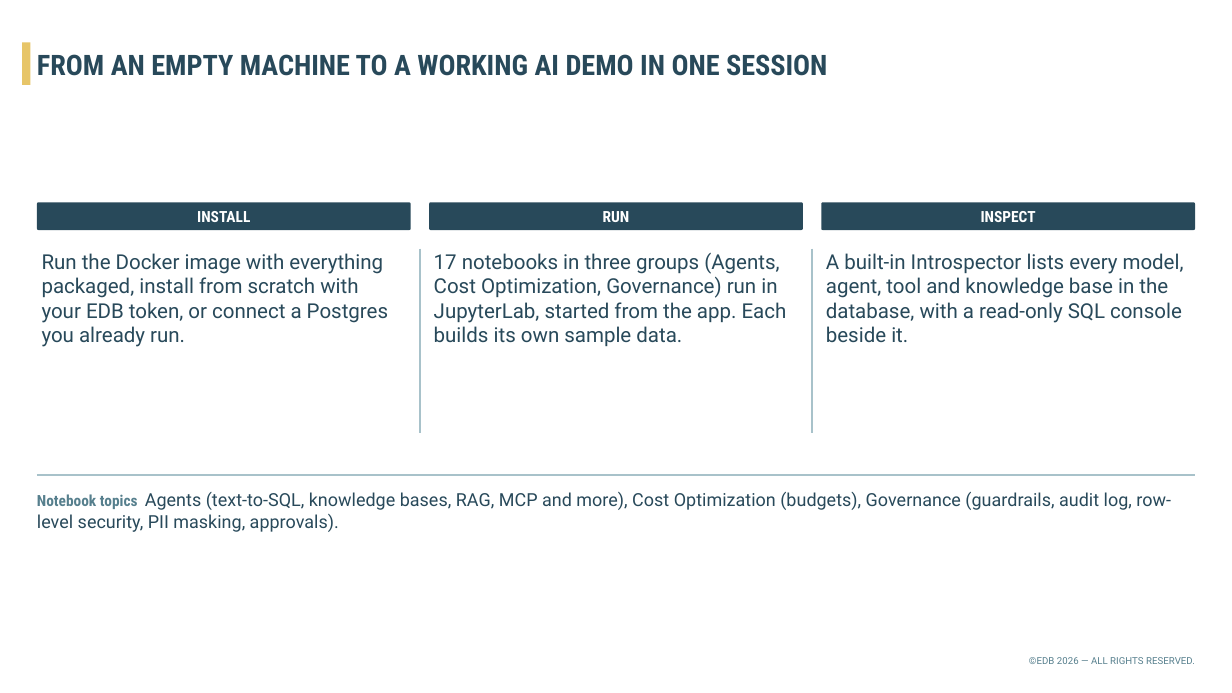
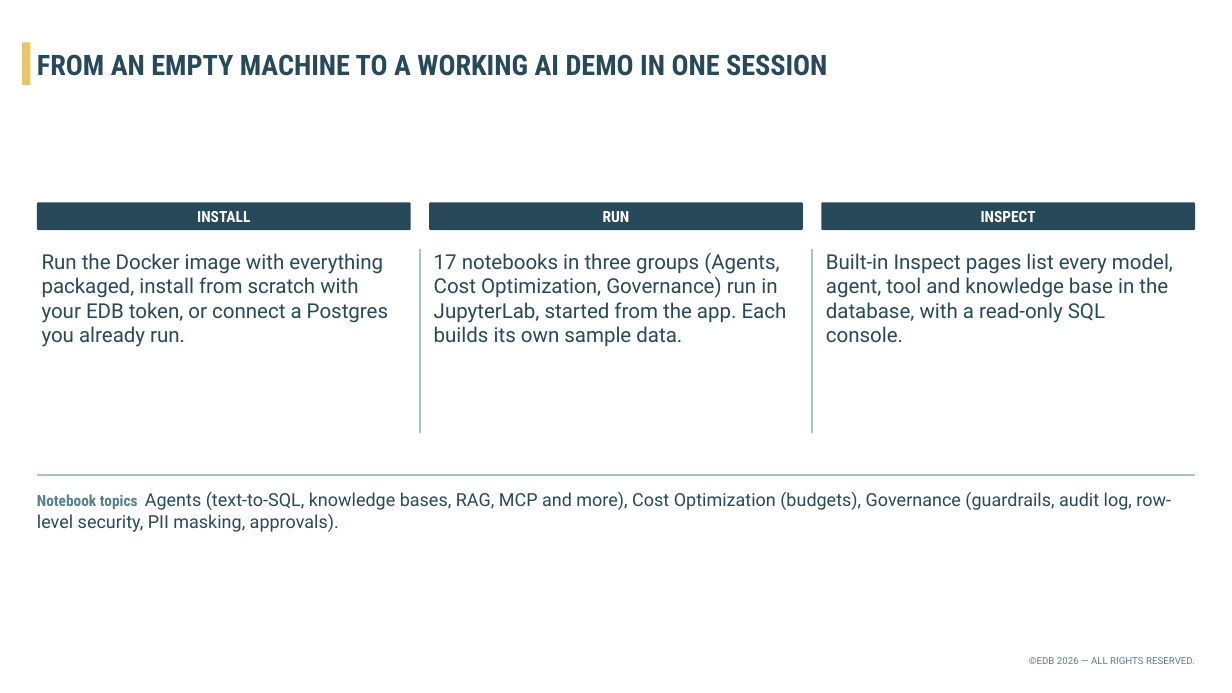
Before and after one commit to francksidi-edb/aidb-in-the-box, a slide deck: slide 2 of docs/AI-in-the-Box.pptx. Drawn at 1232x693 pixels with LibreOffice and Linux fonts; fonts in the diff are those of the drawing; background and template pictures are left out. Boxes give left, top, right and bottom in pixels: in the first picture for what was removed or moved away, otherwise in the second. Text is boxed around its words. In the diff, an @@ line names an element or a change of style, - is before the commit and + after.

Commit message:
Native Inspect pages, README, deck

```diff
--- a/docs/AI-in-the-Box.pptx
+++ b/docs/AI-in-the-Box.pptx
@@ text at <box>826,253,1173,342</box>: text changed @@
-A built-in Introspector lists every model, agent, tool and knowledge base in the database, with a read-only SQL console beside it.
+Built-in Inspect pages list every model, agent, tool and knowledge base in the database, with a read-only SQL console.
```
Also in this commit, not shown: 3 other slides changed, 3 other files.
